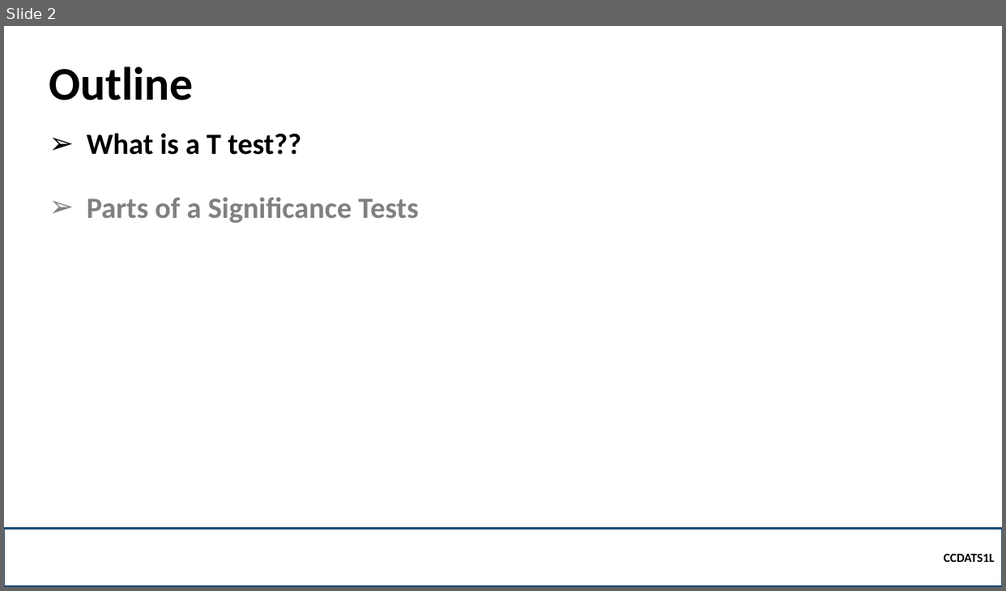
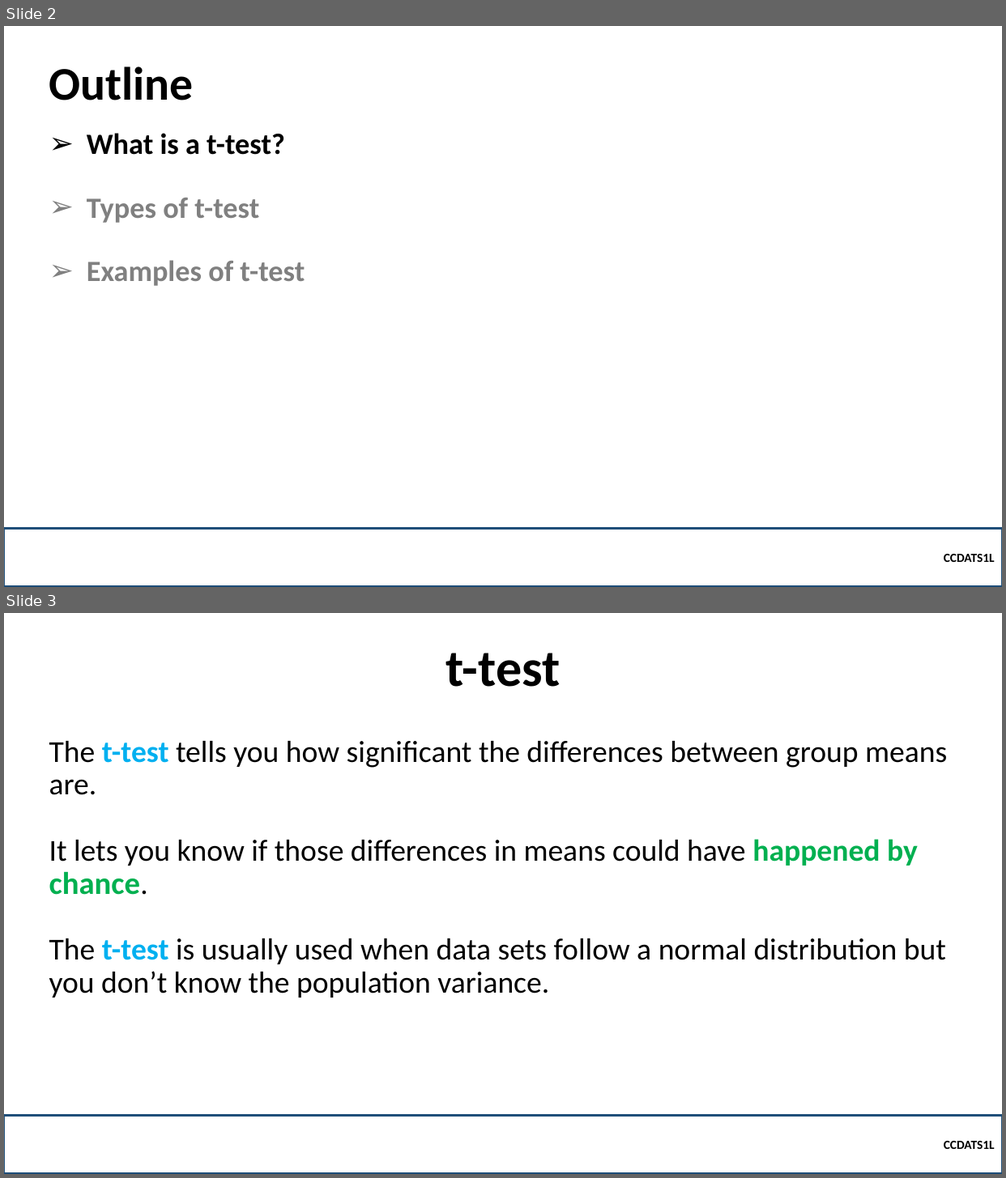
Before and after one commit to robitussin/CCDATS1L, a slide deck: week 10/T test.pptx. Shown one above the other, each under a label of ours: slide 2 before the commit, slides 2 and 3 after it. The pictures are 1006x591 and 1006x1178 pixels, drawn with LibreOffice and Linux fonts; fonts in the diff are those of the drawing; background and template pictures are left out. Boxes give left, top, right and bottom in pixels: in the first picture for what was removed or moved away, otherwise in the second. Text is boxed around its words. In the diff, an @@ line names an element or a change of style, - is before the commit and + after.

```diff
--- a/week 10/T test.pptx
+++ b/week 10/T test.pptx
@@ slide 3 added at (4,613,1002,1174), background picture (left out) @@
@@ title added at (445,653,560,687), 50 pt, text #000000, bold @@
+t-test
@@ text added at (49,741,947,998), 29.2 pt, text #000000 @@
+The t-test tells you how significant the differences between group means are.
+It lets you know if those differences in means could have happened by chance.
+The t-test is usually used when data sets follow a normal distribution but you don’t know the population variance.
@@ rectangle added at (4,1115,1002,1174), outline #1F4E79 2.25 pt, 12 pt, text #000000, bold @@
+  CCDATS1L
@@ slide 2 changed as well @@
@@ text at (87,133,305,286): text changed @@
-➢ What is a T test??
-➢ Parts of a Significance Tests
+➢ What is a t-test?
+➢ Types of t-test
+➢ Examples of t-test
```
Also in this commit, not shown: 1 other slide changed, 14 other slides added, 2 other files.
